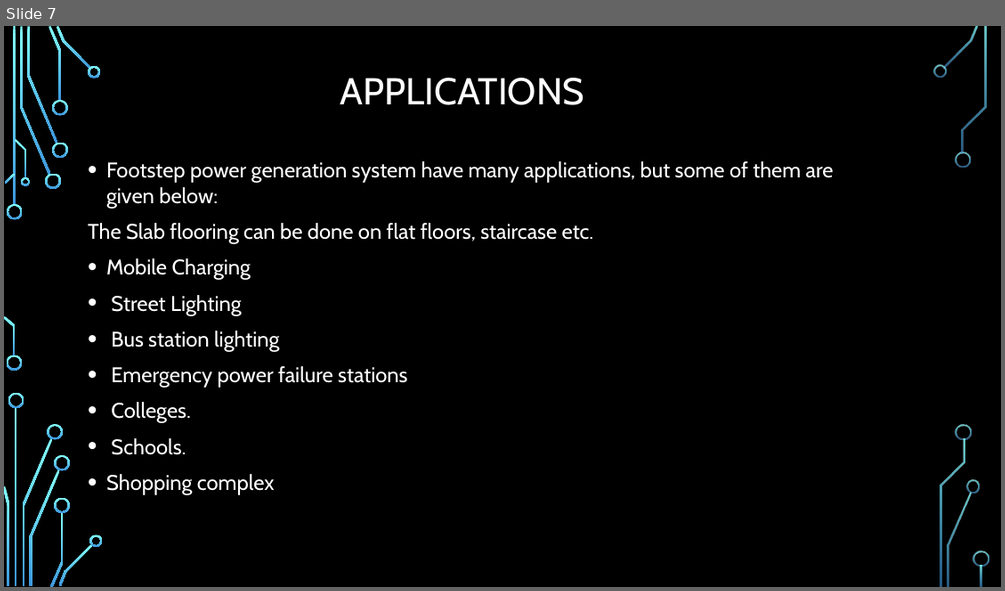
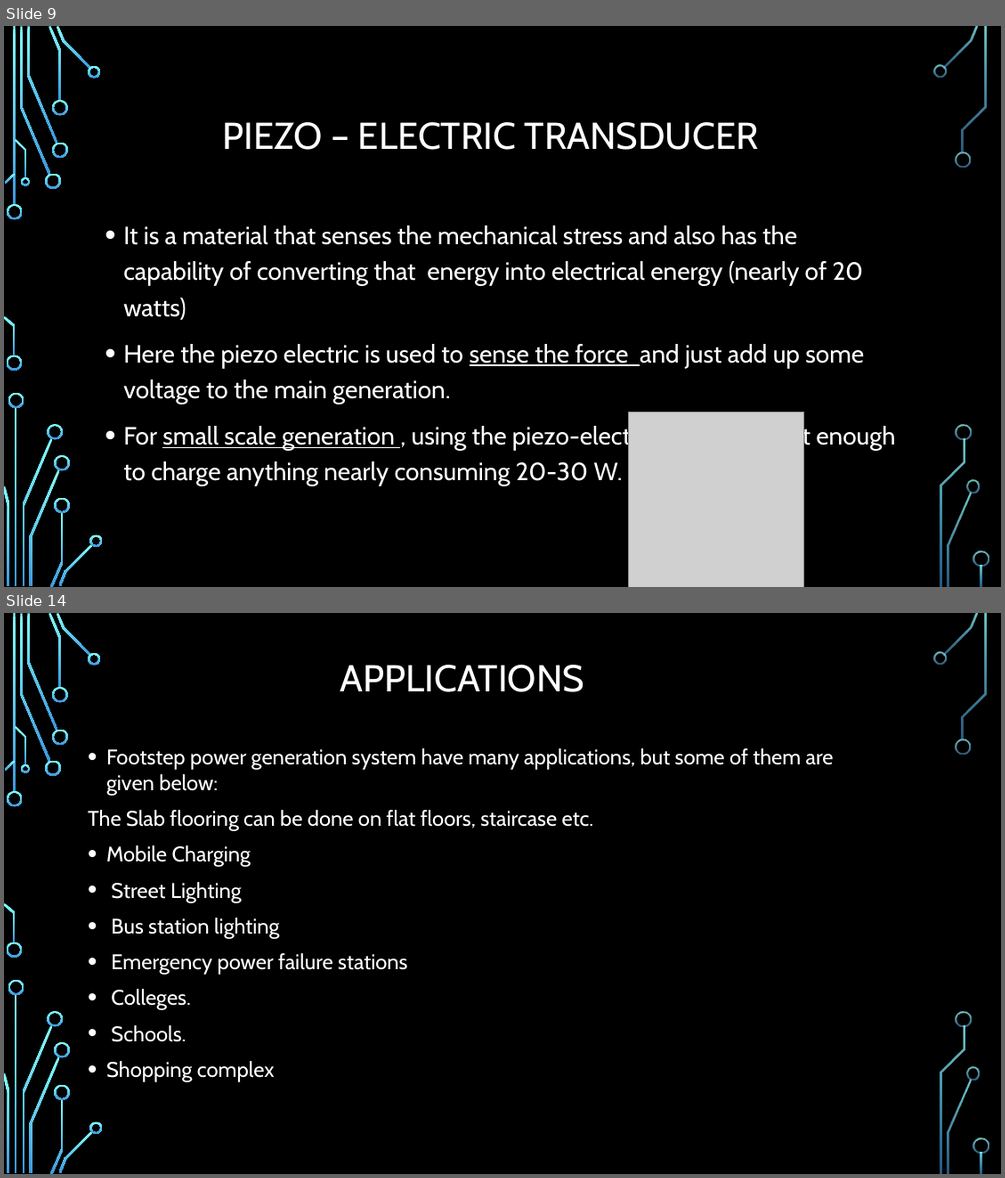
Before and after one commit to Abbashozefa/MINI-PROJECT-SEM1, a slide deck: mini project sem 1.pptx. Shown one above the other, each under a label of ours: slide 7 before the commit, slides 9 and 14 after it; the slides between them are not shown. The pictures are 1005x591 and 1005x1178 pixels, drawn with LibreOffice and Linux fonts; fonts in the diff are those of the drawing; grey boxes stand for pictures; background and template pictures are left out. Boxes give left, top, right and bottom in pixels: in the first picture for what was removed or moved away, otherwise in the second. Text is boxed around its words. In the diff, an @@ line names an element or a change of style, - is before the commit and + after.

```diff
--- a/mini project sem 1.pptx
+++ b/mini project sem 1.pptx
@@ slide 9 added at (4,26,1001,587), background picture (left out); not listed: 36 template elements that a slide beside it also shows @@
@@ title added at (222,122,759,150), 36 pt, text #FFFFFF @@
+PIEZO – ELECTRIC TRANSDUCER
@@ text added at (123,225,895,486), 24 pt, text #FFFFFF @@
+• It is a material that senses the mechanical stress and also has the capability of converting that energy into electrical energy (nearly of 20 watts)
+• Here the piezo electric is used to sense the force and just add up some voltage to the main generation.
+• For small scale generation , using the piezo-electric material is just enough to charge anything nearly consuming 20-30 W.
@@ picture added at (629,412,804,587) @@
@@ what was slide 7 is now slide 14 @@
```
Also in this commit, not shown: 3 slides changed, 7 other slides added, 1 slide removed.
